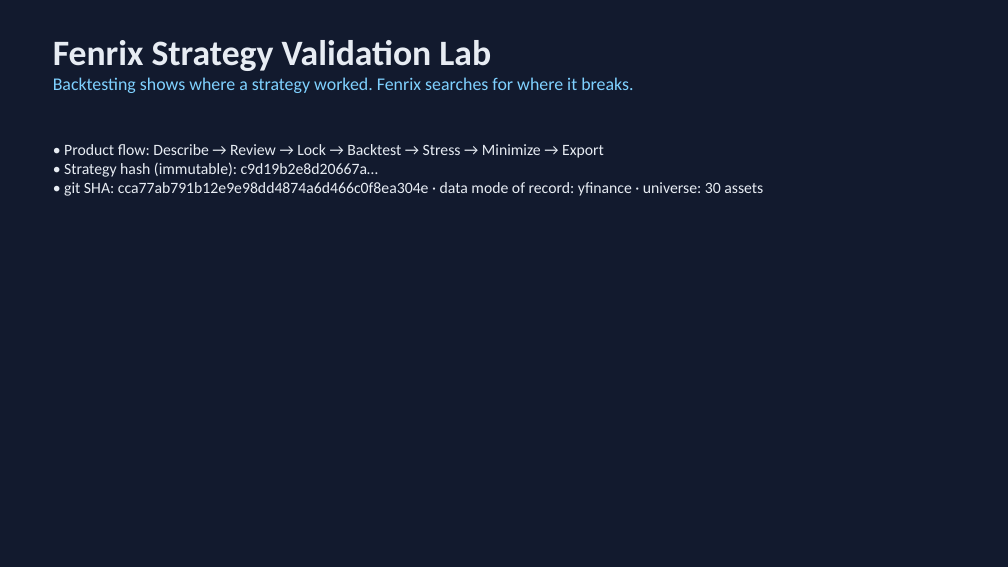
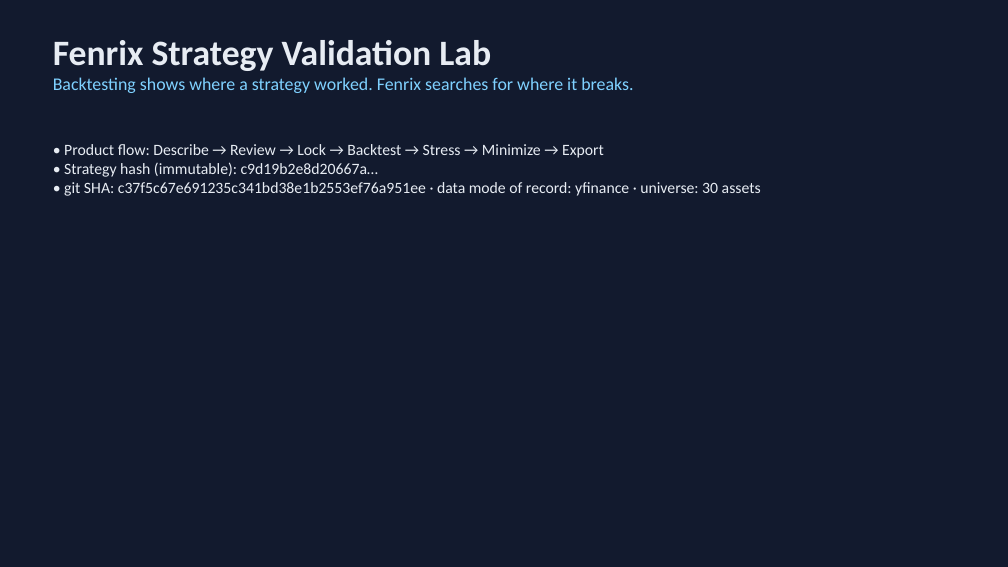
Before and after one commit to Scott-Switzer/market-fuzzer, a slide deck: slide 1 of app/static/pitch-deck/fenrix_deck.pptx. Drawn at 1008x567 pixels with LibreOffice and Linux fonts; fonts in the diff are those of the drawing. Boxes give left, top, right and bottom in pixels: in the first picture for what was removed or moved away, otherwise in the second. Text is boxed around its words. In the diff, an @@ line names an element or a change of style, - is before the commit and + after.

Commit message:
test(fenrix-submission): _latest_package excludes -verify (synthetic) dirs; audits canonical run-of-record

```diff
--- a/app/static/pitch-deck/fenrix_deck.pptx
+++ b/app/static/pitch-deck/fenrix_deck.pptx
@@ text at (64,182,761,196): text changed @@
-• git SHA: cca77ab791b12e9e98dd4874a6d466c0f8ea304e · data mode of record: yfinance · universe: 30 assets
+• git SHA: c37f5c67e691235c341bd38e1b2553ef76a951ee · data mode of record: yfinance · universe: 30 assets
```
Also in this commit, not shown: 3 other slides changed, 3 other files.
